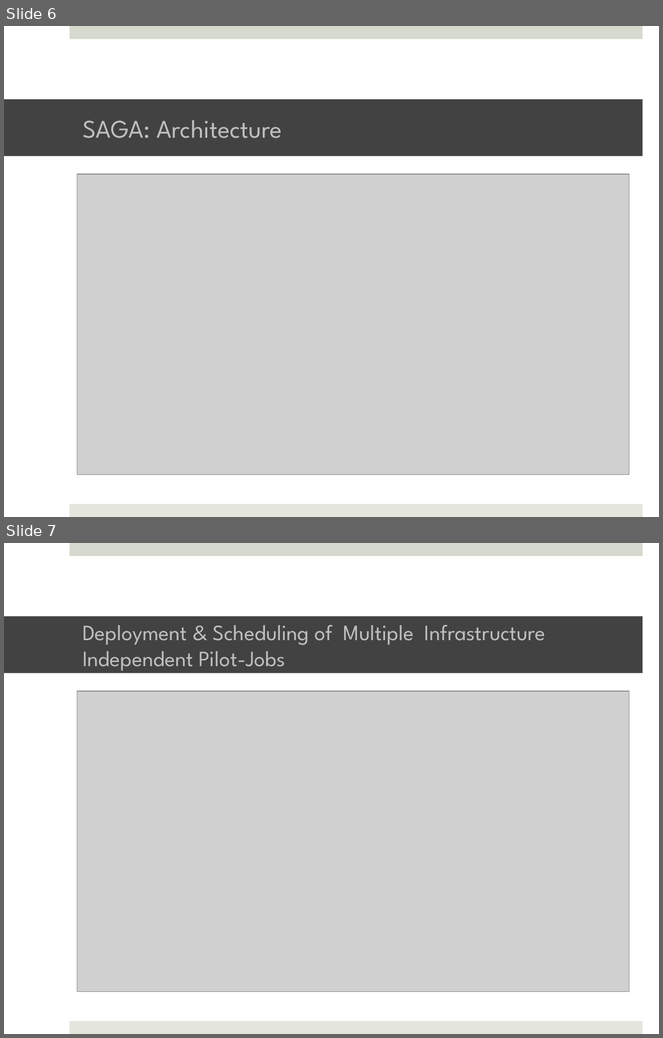
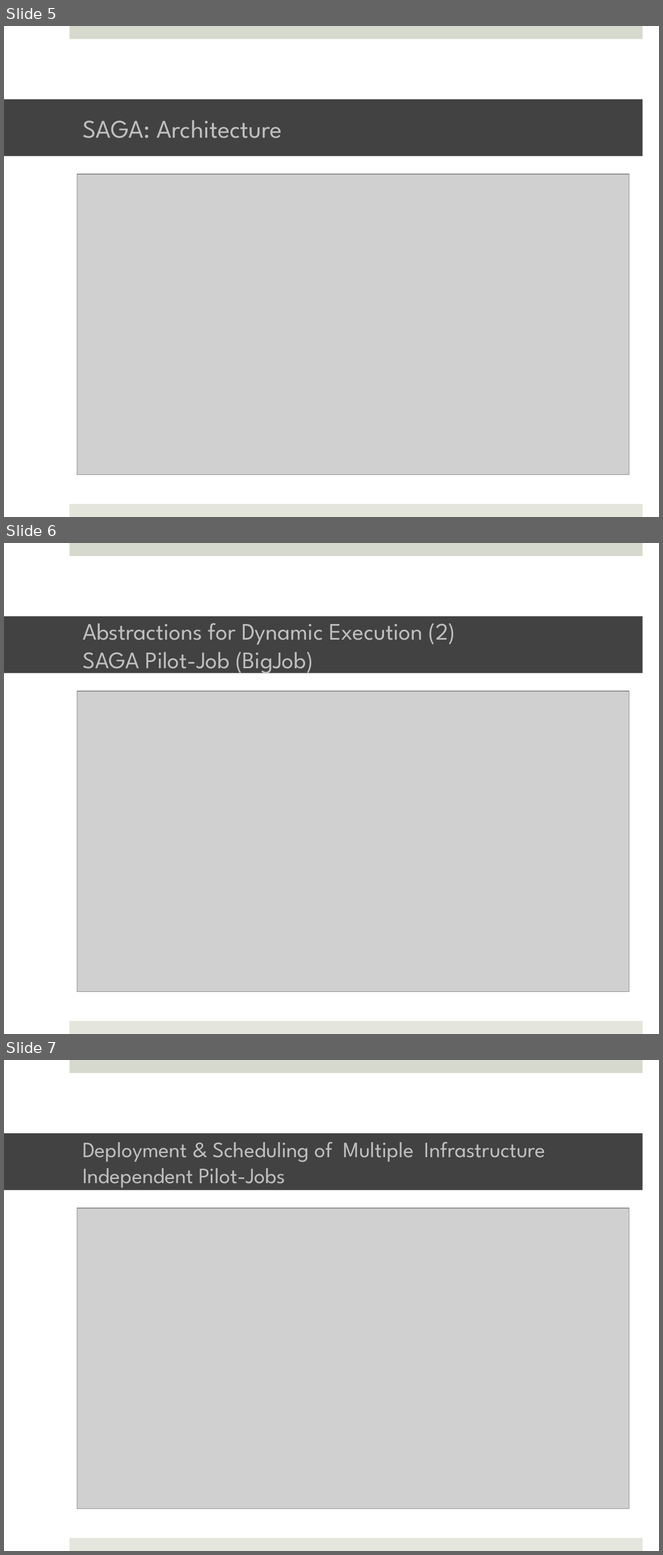
Before and after one commit to saga-project/saga-cpp-legacy-projects, a slide deck: tutorial/general_tutorial/SAGA-Intro-Conclusion.pptx. Shown one above the other, each under a label of ours: slides 6 and 7 before the commit, slides 5, 6 and 7 after it. The pictures are 663x1038 and 663x1555 pixels, drawn with LibreOffice and Linux fonts; fonts in the diff are those of the drawing; grey boxes stand for pictures; background and template pictures are left out. Boxes give left, top, right and bottom in pixels: in the first picture for what was removed or moved away, otherwise in the second. Text is boxed around its words. In the diff, an @@ line names an element or a change of style, - is before the commit and + after.

```diff
--- a/tutorial/general_tutorial/SAGA-Intro-Conclusion.pptx
+++ b/tutorial/general_tutorial/SAGA-Intro-Conclusion.pptx
@@ slide 6 added at (x1=4, y1=543, x2=659, y2=1034), background #FFFFFF; not listed: 2 template elements that a slide beside it also shows @@
@@ title added at (x1=4, y1=616, x2=643, y2=674), fill #424242, 26 pt, text #BFBFBF @@
+Abstractions for Dynamic Execution (2)
+SAGA Pilot-Job (BigJob)
@@ picture added at (x1=77, y1=691, x2=629, y2=992) @@
@@ what was slide 6 is now slide 5 @@
```
Also in this commit, not shown: 4 other slides added, 1 slide removed.
